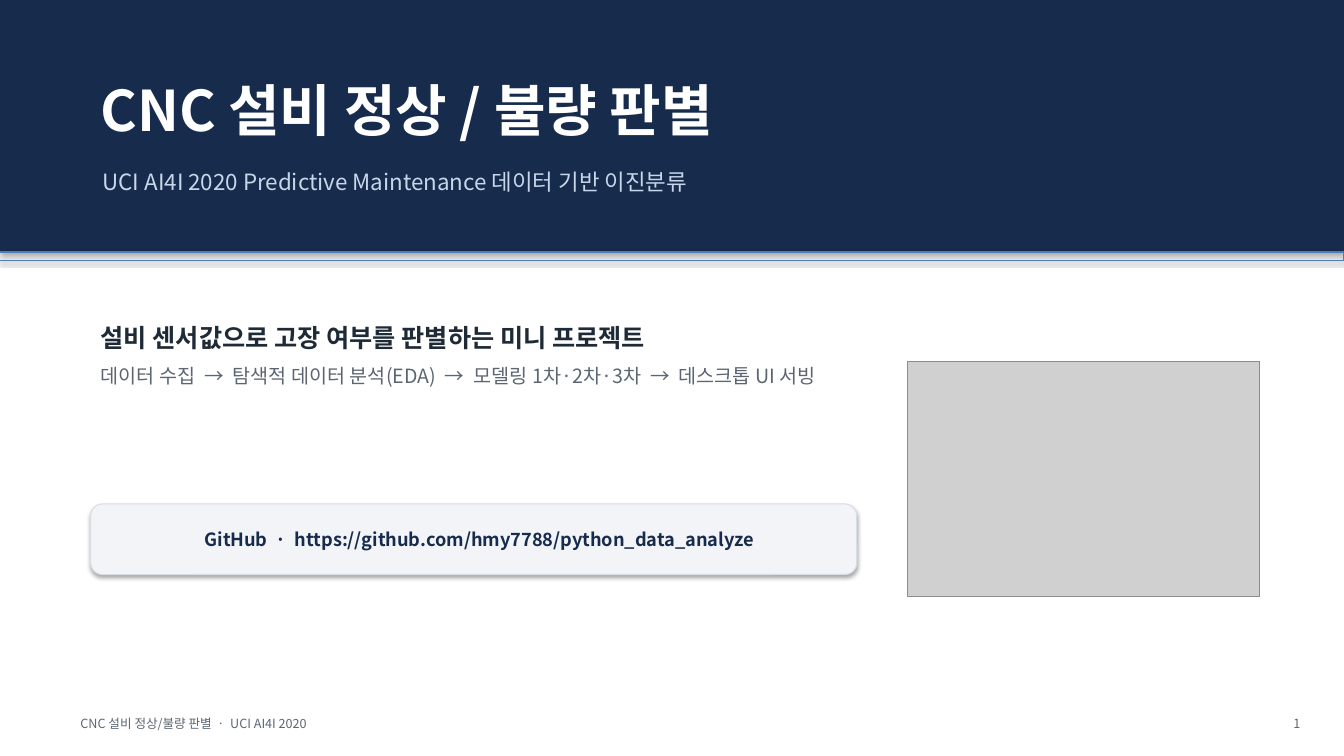
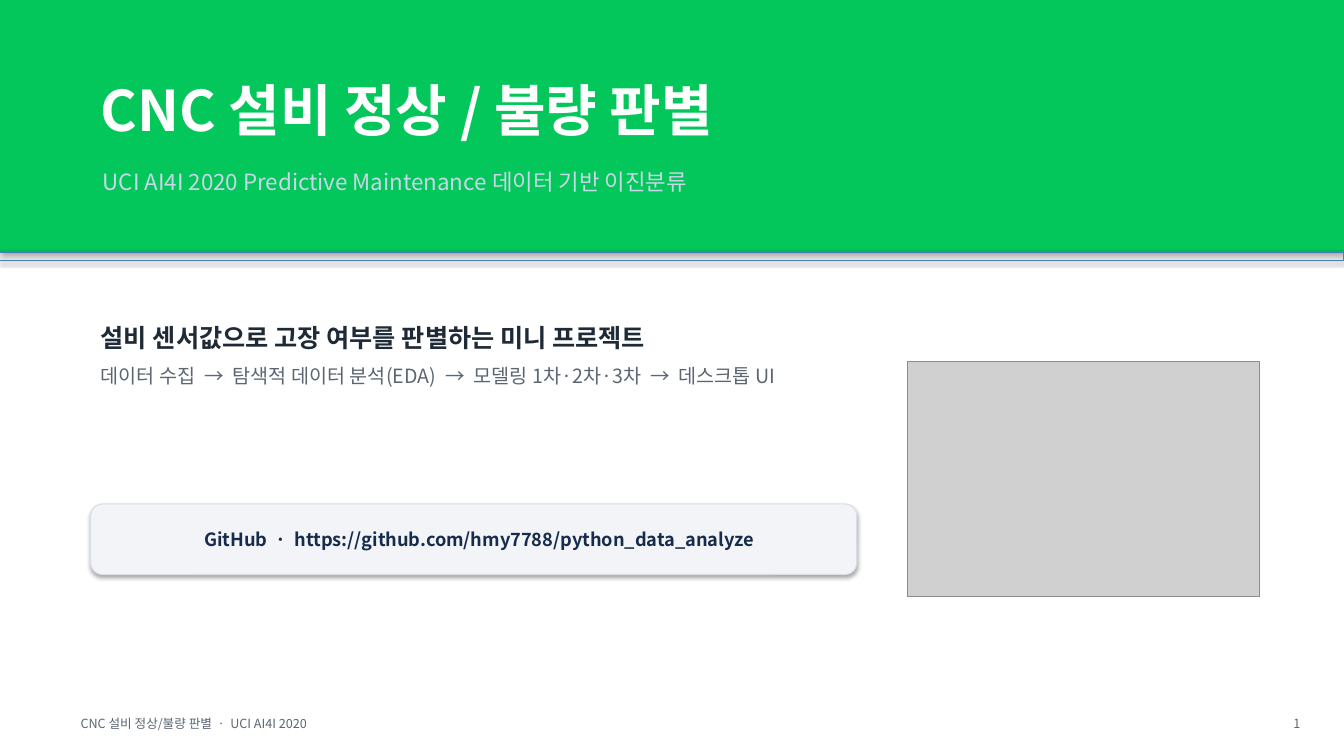
Before and after one commit to hmy7788/python_data_analyze, a slide deck: slide 1 of 발표자료_CNC설비_정상불량판별.pptx. Drawn at 1344x756 pixels with LibreOffice and Linux fonts; fonts in the diff are those of the drawing; grey boxes stand for pictures. Boxes give left, top, right and bottom in pixels: in the first picture for what was removed or moved away, otherwise in the second. Text is boxed around its words. In the diff, an @@ line names an element or a change of style, - is before the commit and + after.

```diff
--- a/발표자료_CNC설비_정상불량판별.pptx
+++ b/발표자료_CNC설비_정상불량판별.pptx
@@ rectangle at <box>0,0,1344,252</box>: fill #172B4D to #03C75A @@
@@ rectangle at <box>0,252,1344,260</box>: outline #4B7EBC 0.75 pt to #4A7DBA 0.75 pt @@
@@ text at <box>101,367,775,387</box>: text changed @@
-데이터 수집 → 탐색적 데이터 분석(EDA) → 모델링 1차·2차·3차 → 데스크톱 UI 서빙
+데이터 수집 → 탐색적 데이터 분석(EDA) → 모델링 1차·2차·3차 → 데스크톱 UI
```
Also in this commit, not shown: 16 other slides changed, 5 slides added, 1 slide removed, 3 other files.
